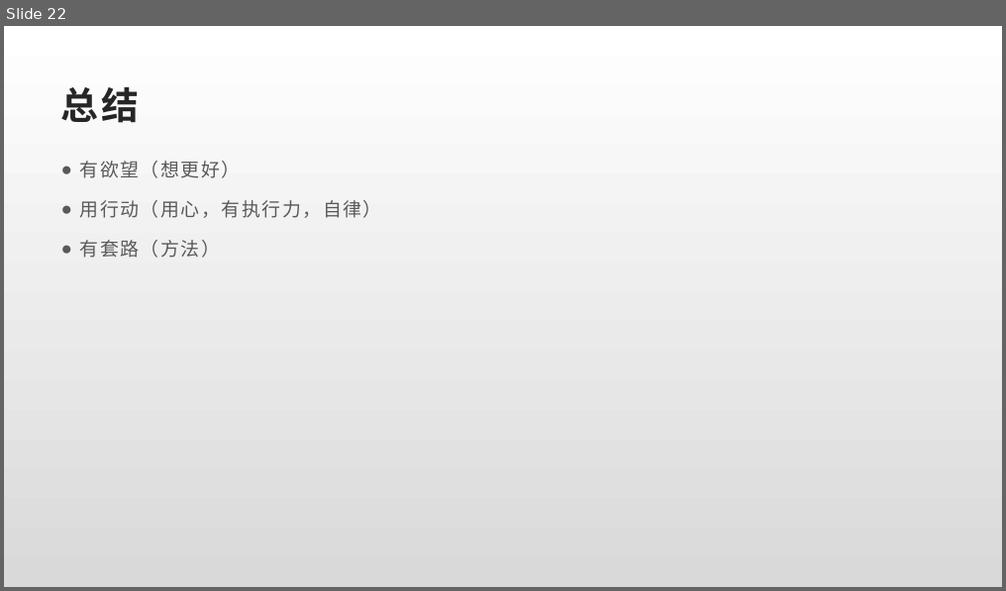
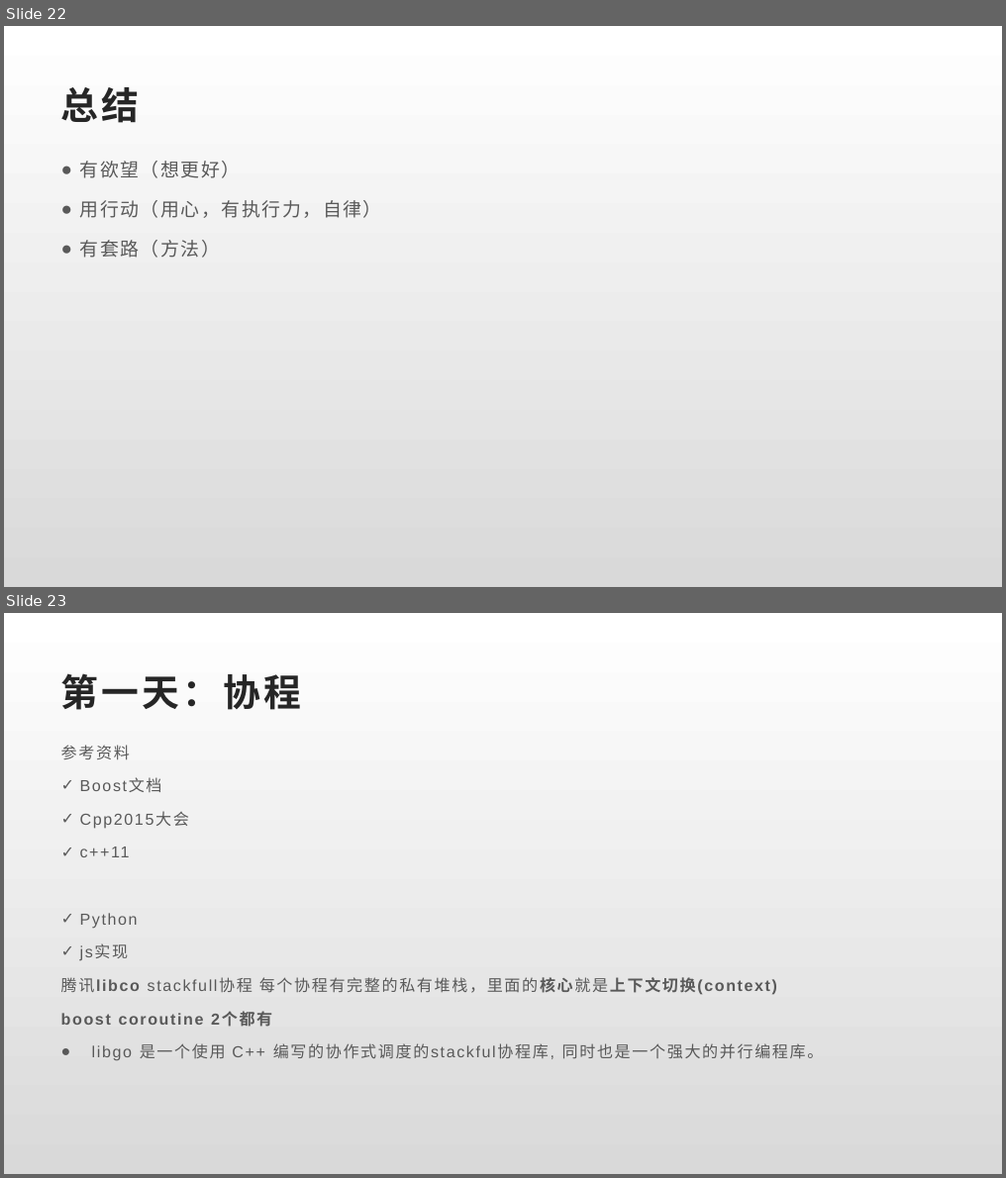
Before and after one commit to watchpoints/weekly, a slide deck: os/ppt/thread.pptx. Shown one above the other, each under a label of ours: slide 22 before the commit, slides 22 and 23 after it. The pictures are 1006x591 and 1006x1178 pixels, drawn with LibreOffice and Linux fonts; fonts in the diff are those of the drawing. Boxes give left, top, right and bottom in pixels: in the first picture for what was removed or moved away, otherwise in the second. Text is boxed around its words. In the diff, an @@ line names an element or a change of style, - is before the commit and + after.

```diff
--- a/os/ppt/thread.pptx
+++ b/os/ppt/thread.pptx
@@ slide 23 added at (x1=4, y1=613, x2=1002, y2=1174), background gradient #FFFFFF to #D9D9D9 @@
@@ title added at (x1=61, y1=673, x2=301, y2=710), 36 pt, text #262626, bold @@
+第一天：协程
@@ text added at (x1=61, y1=745, x2=823, y2=1059), 15.3 pt, text #595959 @@
+参考资料
+✓ Boost文档
+✓ Cpp2015大会
+✓ c++11
+✓ Python
+✓ js实现
+腾讯libco stackfull协程 每个协程有完整的私有堆栈，里面的核心就是上下文切换(context)
+boost coroutine 2个都有
+● libgo 是一个使用 C++ 编写的协作式调度的stackful协程库, 同时也是一个强大的并行编程库。
```
Also in this commit, not shown: 2 slides changed, 6 other files.
